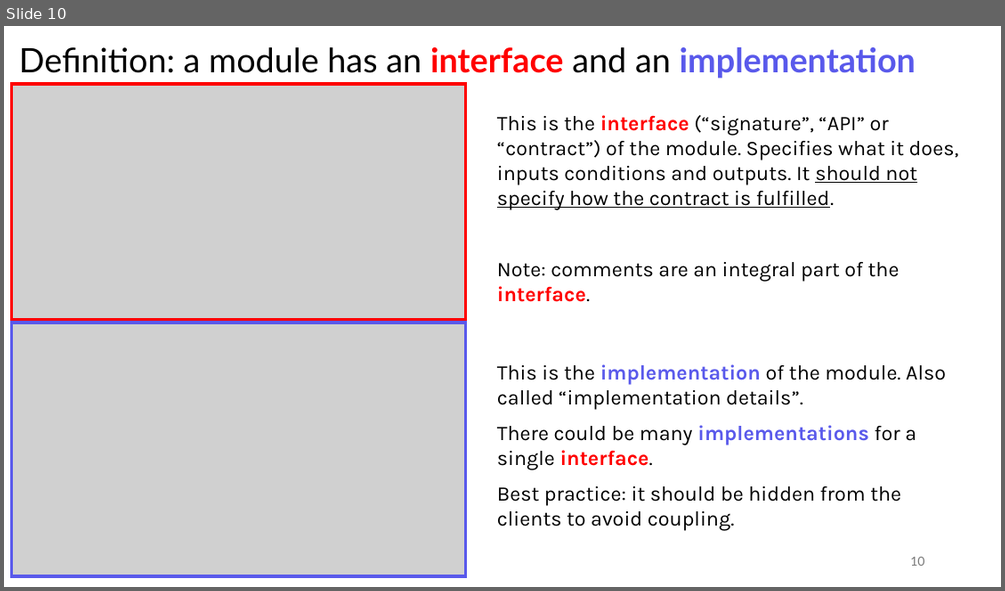
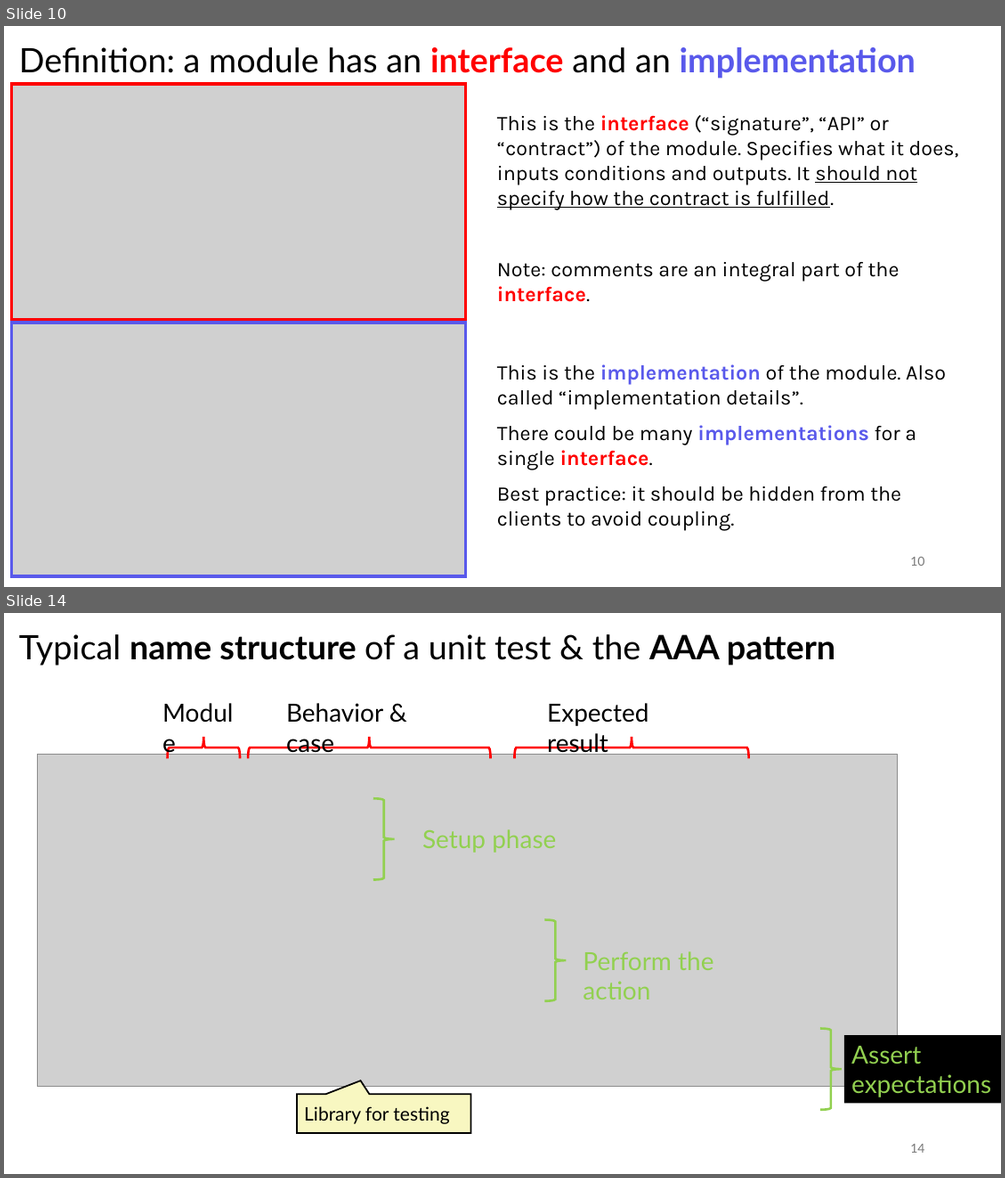
Before and after one commit to sefop/training-testing-python, a slide deck: exercises/unit-tests/instructions.pptx. Shown one above the other, each under a label of ours: slide 10 before the commit, slides 10 and 14 after it; the slides between them are not shown. The pictures are 1005x591 and 1005x1178 pixels, drawn with LibreOffice and Linux fonts; fonts in the diff are those of the drawing; grey boxes stand for pictures. Boxes give left, top, right and bottom in pixels: in the first picture for what was removed or moved away, otherwise in the second. Text is boxed around its words. In the diff, an @@ line names an element or a change of style, - is before the commit and + after.

```diff
--- a/exercises/unit-tests/instructions.pptx
+++ b/exercises/unit-tests/instructions.pptx
@@ slide 14 added at (x1=4, y1=613, x2=1001, y2=1174), background #FFFFFF @@
@@ title added at (x1=19, y1=634, x2=835, y2=666), 32.4 pt, text #000000, bold @@
+Typical name structure of a unit test & the AAA pattern
@@ text added at (x1=155, y1=694, x2=252, y2=731), 24 pt, text #000000 @@
+Module
@@ text added at (x1=286, y1=703, x2=383, y2=757), 24 pt, text #000000 @@
+Behavior & case
@@ text added at (x1=547, y1=703, x2=648, y2=757), 24 pt, text #000000 @@
+Expected result
@@ right brace added at (x1=167, y1=737, x2=240, y2=758), outline #FF0000 2.25 pt @@
@@ right brace added at (x1=248, y1=737, x2=491, y2=758), outline #FF0000 2.25 pt @@
@@ right brace added at (x1=515, y1=737, x2=749, y2=758), outline #FF0000 2.25 pt @@
@@ picture added at (x1=38, y1=755, x2=898, y2=1086) @@
@@ right brace added at (x1=373, y1=798, x2=395, y2=880), outline #92D050 2.25 pt @@
@@ text added at (x1=422, y1=829, x2=556, y2=852), 24 pt, text #92D050 @@
+Setup phase
@@ right brace added at (x1=544, y1=919, x2=566, y2=1001), outline #92D050 2.25 pt @@
@@ text added at (x1=582, y1=951, x2=713, y2=999), 24 pt, text #92D050 @@
+Perform the action
@@ right brace added at (x1=821, y1=1028, x2=841, y2=1110), outline #92D050 2.25 pt @@
@@ rectangle added at (x1=844, y1=1035, x2=1001, y2=1103), fill #000000, 24 pt, text #92D050 @@
+Assert expectations
@@ speech box added at (x1=297, y1=1094, x2=471, y2=1133), fill #F8F7C1, outline #000000 1.5 pt, 18 pt, text #000000 @@
+Library for testing
@@ page number added at (x1=910, y1=1143, x2=924, y2=1152), 12 pt, text #797979 @@
+14
```
Also in this commit, not shown: 3 slides changed, 2 other slides added, 1 slide removed.
